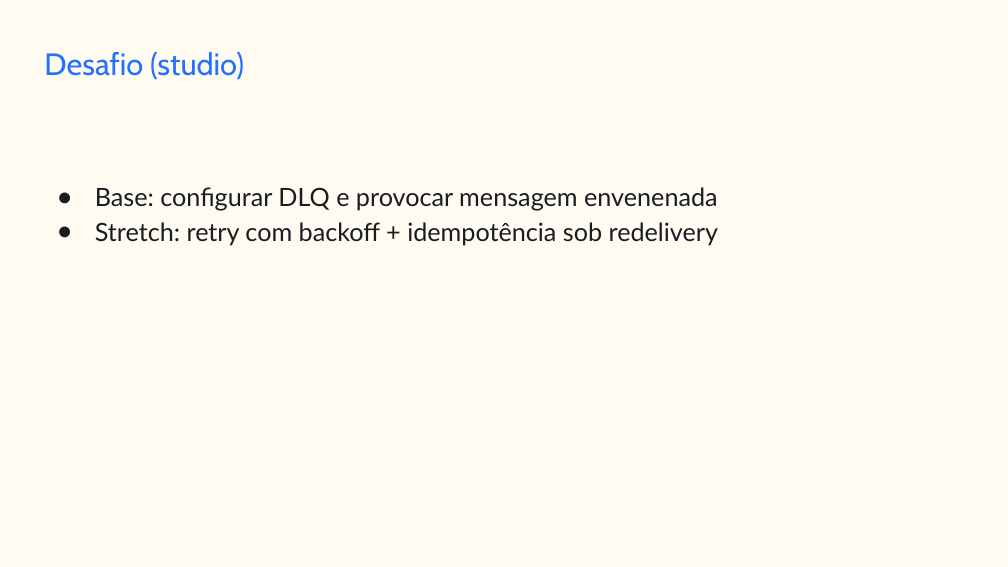
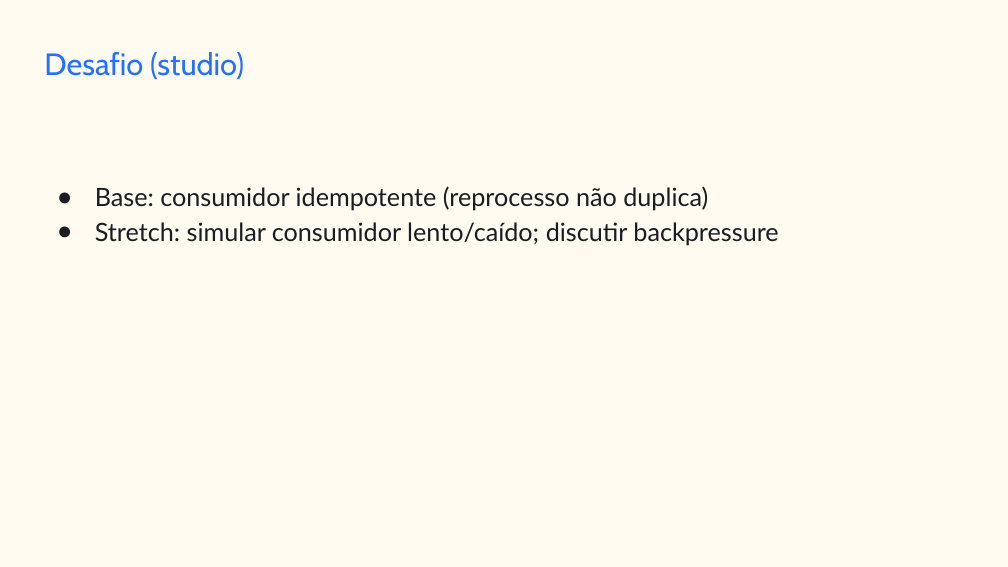
Before and after one commit to jessehaniel85/1705-be-jv-010, a slide deck: slide 6 of plano-de-aulas/aula-05-slides.pptx. Drawn at 1008x567 pixels with LibreOffice and Linux fonts; fonts in the diff are those of the drawing. Boxes give left, top, right and bottom in pixels: in the first picture for what was removed or moved away, otherwise in the second. Text is boxed around its words. In the diff, an @@ line names an element or a change of style, - is before the commit and + after.

```diff
--- a/plano-de-aulas/aula-05-slides.pptx
+++ b/plano-de-aulas/aula-05-slides.pptx
@@ text at <box>95,186,778,245</box>: text changed @@
-● Base: configurar DLQ e provocar mensagem envenenada
-● Stretch: retry com backoff + idempotência sob redelivery
+● Base: consumidor idempotente (reprocesso não duplica)
+● Stretch: simular consumidor lento/caído; discutir backpressure
```
Also in this commit, not shown: 4 other slides changed, 2 slides added, 2 slides removed, 15 other files.
